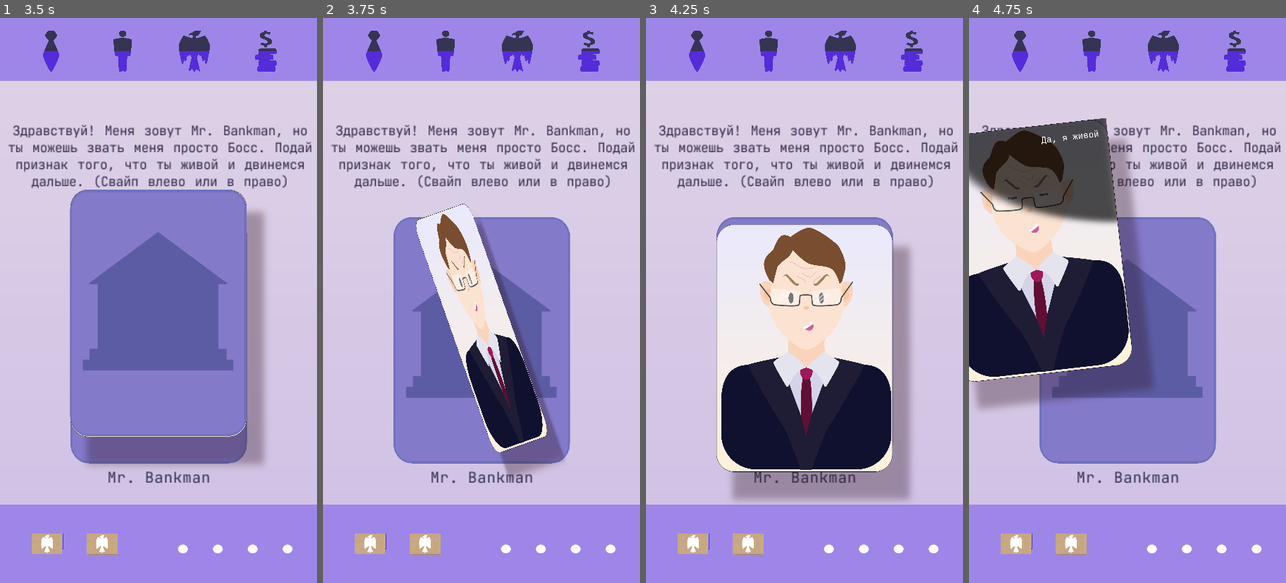
Above: before the commit, frames 1-4 (left to right).
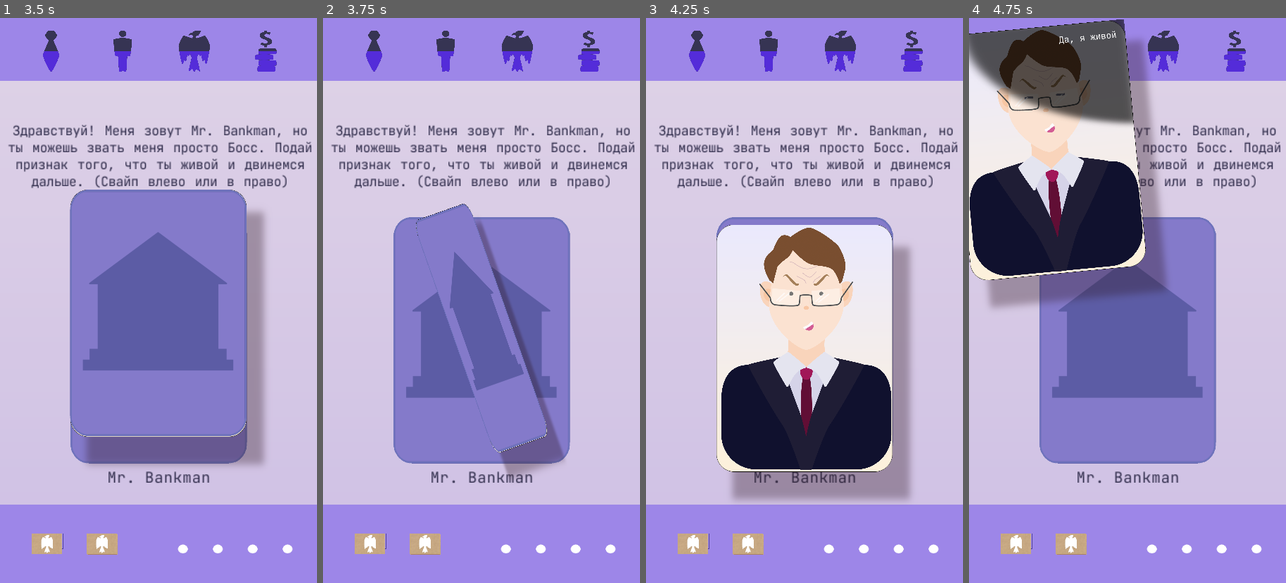
Above: after the commit, the same moments.

Repository: Nothengem/Mr.-Bankman
Game: Godot game, scene res://Scenes/StartMenu.tscn
The game is run twice, just before and just after one commit, with the same random seed, the same clock (stepped at 60 frames per second) and the same inputs. The engine's default icon, where the game draws it, is replaced by a stand-in: a white triangle on a blue panel in a dark square.
Inputs (mouse positions are in pixels of both pictures, inside the frame that each line leads up to):
- Up to frame 1 (3.5 s): tap Enter at 0.5 s; move the mouse to (228, 272) at 0.52 s; click (228, 272) at 0.67 s; click (158, 85) at 1.25 s; click "1" at 2 s; drag from (95, 328) to (142, 413) at 2.77 s
- Up to frame 2 (3.75 s): move the mouse to (481, 311) at 3.52 s; click (481, 311) at 3.67 s
- Up to frame 3 (4.25 s): no input
- Up to frame 4 (4.75 s): drag from (1111, 413) to (1032, 215) at 4.27 s

Frame 1 is identical in both runs. In frame 2, 8.0% of the frame differs, in the area x 29-71%, y 32-77%; in frame 3, less than 0.1%; in frame 4, 37%, in the area x 0-63%, y 0-70%.
Error before the commit: Invalid operands 'Nil' and 'int' in operator '>='. (res://Scriptwriter.gd:176)

Commit message:
исправлены баги

Diff:
--- a/DataBase/RulesDataBase.gd
+++ b/DataBase/RulesDataBase.gd
@@ -16,8 +16,8 @@
 		],
 	"LVL0": [["Женщины"], 21, 65, ["England", "India"], "Средняя", "Чист", ["Низкий"], ["На инвестиции"],],
 	"LVL1": [false, false, false, false, false, false, false, false], #выбор
-	"LVL2": [null, null, null, null, null, null, null, ["На инвестиции"],], #спрашивать
-	"LVL3": [null, null, null, null, null, null, null, null,], #коллеги вниз
+	"LVL2": [false, false, false, false, false, false, false, ["На инвестиции"]], #спрашивать
+	"LVL3": [false, false, false, false, false, false, false, ["На инвестиции"]], #коллеги вниз
 	"LVL4": [null, null, null, null, null, null, null, null,], #сверять фото и имя
 	"LVL5": [["Женщины"], null, null, null, null, null, null, null,], #спрашивать
 	"LVL6": [null, 0, 0, null, null, null, null, null,], #доставка
--- a/Scenes/CharacterControl.gd
+++ b/Scenes/CharacterControl.gd
@@ -57,7 +57,6 @@
 	Animator.play("Apperiance")
 	start_position = Scriptwriter.MainCardsBack
 #	(screensize/2)*2.5
-	print(start_position)
 	leftxposition = Vector2(-start_position.x, 0)
 	rightxposition = Vector2(start_position.x, 0)
 
@@ -131,6 +130,7 @@
 	elif Scriptwriter.CardType == "LooseScreen" or Scriptwriter.CardType == "StatusScreen":
 		$CharacterCard/Character.visible = false
 		$CharacterCard/IventPortrait.self_modulate = Color("ffffff")
+		Scriptwriter.CharacterPortrait = Scriptwriter.CardImage #костыль!
 		$CharacterCard/IventPortrait.texture = load(Scriptwriter.CharacterPortrait)
 		$CharacterCard/Control.visible = false
 #		if Scriptwriter.CardType == "LooseScreen":
@@ -141,6 +141,8 @@
 		$CharacterCard/Control.visible = false
 		$CharacterCard/TextItog.visible = true
 		$CharacterCard/TextItog/Label.text = Scriptwriter.IventInfo[7]
+
+
 	if !Scriptwriter.Heath_var <= 0 and !Scriptwriter.Law_var <= 0 and !Scriptwriter.Banditism_var <= 0 and !Scriptwriter.Luck_var <= 0 and !Scriptwriter.Heath_var >= 100 and !Scriptwriter.Law_var >= 100 and !Scriptwriter.Banditism_var >= 100 and !Scriptwriter.Luck_var >= 100:
 		CardRAnswer.text = Scriptwriter.CardLAnswer
 		CardLAnswer.text = Scriptwriter.CardRAnswer
@@ -181,8 +183,6 @@
 			get_tree().call_group("BalanceGUI", "victory_count_update")
 
 			if Scriptwriter.CardType != "Tutorial":
-				print(Scriptwriter.CardType)
-
 
 				if Scriptwriter.NameRule == true:
 					if Scriptwriter.dossierName != Scriptwriter.CardName:
--- a/Scenes/CharacterControl.tscn
+++ b/Scenes/CharacterControl.tscn
@@ -55,7 +55,7 @@
 tracks/3/imported = false
 tracks/3/enabled = true
 tracks/3/keys = {
-"times": PoolRealArray( 0, 0.5 ),
+"times": PoolRealArray( 0, 0.7 ),
 "transitions": PoolRealArray( 1, 1 ),
 "update": 1,
 "values": [ true, false ]
@@ -89,6 +89,18 @@
 "update": 0,
 "values": [ Vector2( 0.7, 0.7 ), Vector2( 1, 1 ) ]
 }
+tracks/6/type = "value"
+tracks/6/path = NodePath("CharacterCard/Character:visible")
+tracks/6/interp = 1
+tracks/6/loop_wrap = true
+tracks/6/imported = false
+tracks/6/enabled = true
+tracks/6/keys = {
+"times": PoolRealArray( 0, 0.7 ),
+"transitions": PoolRealArray( 1, 1 ),
+"update": 1,
+"values": [ false, true ]
+}
 
 [sub_resource type="Animation" id=3]
 resource_name = "LChooseText"
@@ -148,10 +160,24 @@
 "values": [ Vector2( 800, 500 ), Vector2( 801, 501 ) ]
 }
 
-[node name="CharacterControl" type="Area2D" groups=[
-"CharacterControl",
-]]
+[sub_resource type="Animation" id=5]
+length = 0.001
+tracks/0/type = "value"
+tracks/0/path = NodePath("CharacterCard/Character:visible")
+tracks/0/interp = 1
+tracks/0/loop_wrap = true
+tracks/0/imported = false
+tracks/0/enabled = true
+tracks/0/keys = {
+"times": PoolRealArray( 0 ),
+"transitions": PoolRealArray( 1 ),
+"update": 0,
+"values": [ true ]
+}
+
+[node name="CharacterControl" type="Area2D" groups=["CharacterControl"]]
 position = Vector2( 540, 1122 )
+scale = Vector2( 1, 1 )
 script = ExtResource( 2 )
 
 [node name="NeedTo" parent="." instance=ExtResource( 4 )]
@@ -190,6 +216,7 @@
 anims/Apperiance = SubResource( 2 )
 anims/LChooseText = SubResource( 3 )
 anims/RChooseText = SubResource( 4 )
+anims/RESET = SubResource( 5 )
 
 [node name="Tween" type="Tween" parent="."]
 
--- a/Scenes/CharacterPortraitStandAlone.gd
+++ b/Scenes/CharacterPortraitStandAlone.gd
@@ -19,18 +19,21 @@
 
 
 func card_generation():
-	Head.texture = load(Scriptwriter.CharacterHead)
-	Neck.texture = load(Scriptwriter.CharacterNeck)
-	Shirt.texture = load(Scriptwriter.CharacterShirt)
-	Eyebrows.texture = load(Scriptwriter.CharacterEyebrows)
-	Eyes.texture = load(Scriptwriter.CharacterEyes)
-	Forehead.texture = load(Scriptwriter.CharacterForehead)
-	Ears.texture = load(Scriptwriter.CharacterEars)
-	Jowls.texture = load(Scriptwriter.CharacterJowls)
-	Glasses.texture = load(Scriptwriter.CharacterGlasses)
-	Mouth.texture = load(Scriptwriter.CharacterMouth)
-	Hair.texture = load(Scriptwriter.CharacterHair)
-	Nose.texture = load(Scriptwriter.CharacterNose)
+	if Scriptwriter.CardType == "Characters" or Scriptwriter.CardType == "Tutorial":
+		Head.texture = load(Scriptwriter.CharacterHead)
+		Neck.texture = load(Scriptwriter.CharacterNeck)
+		Shirt.texture = load(Scriptwriter.CharacterShirt)
+		Eyebrows.texture = load(Scriptwriter.CharacterEyebrows)
+		Eyes.texture = load(Scriptwriter.CharacterEyes)
+		Forehead.texture = load(Scriptwriter.CharacterForehead)
+		Ears.texture = load(Scriptwriter.CharacterEars)
+		Jowls.texture = load(Scriptwriter.CharacterJowls)
+		Glasses.texture = load(Scriptwriter.CharacterGlasses)
+		Mouth.texture = load(Scriptwriter.CharacterMouth)
+		Hair.texture = load(Scriptwriter.CharacterHair)
+		Nose.texture = load(Scriptwriter.CharacterNose)
+	elif Scriptwriter.CardType != "Characters" or Scriptwriter.CardType != "Tutorial":
+		pass
 
 func card_portrait_update():
 	Scriptwriter.portrait_variables_update()
--- a/Scenes/DayRules.gd
+++ b/Scenes/DayRules.gd
@@ -38,37 +38,37 @@
 	elif ageMax == "0":
 		Scriptwriter.AgeRule = false
 
-	if country != null:
+	if country != false:
 		Scriptwriter.CountryRule = true
 		country = str(PoolStringArray(country).join(", "))
 		text_generation = text_generation + "- Не из стран: " + country + " \n"
-	elif country == null:
+	elif country == false:
 		Scriptwriter.CountryRule = false
 
-	if creditHistory != null:
+	if creditHistory != false:
 		Scriptwriter.HistoryRule = true
 		text_generation = text_generation + "- Кредитная история: " + creditHistory + " \n"
-	elif creditHistory == null:
+	elif creditHistory == false:
 		Scriptwriter.HistoryRule = false
 
-	if blackList != null:
+	if blackList != false:
 		Scriptwriter.BlackListRule = true
 		text_generation = text_generation + "- Числится в списках: " + blackList + " \n"
-	elif blackList == null:
+	elif blackList == false:
 		Scriptwriter.BlackListRule = false
 
-	if creditRating != null:
+	if creditRating != false:
 		Scriptwriter.RatingRule = true
 		creditRating = str(PoolStringArray(creditRating).join(", "))
 		text_generation = text_generation + "- Кредитный рейтинг: " + creditRating + " \n"
-	elif creditRating == null:
+	elif creditRating == false:
 		Scriptwriter.RatingRule = false
 
-	if whatFor != null:
+	if whatFor != false:
 		Scriptwriter.WhatForRule = true
 		whatFor = str(PoolStringArray(whatFor).join(", "))
 		text_generation = text_generation + "- Продукт нужен для: " + whatFor + " \n"
-	elif whatFor == null:
+	elif whatFor == false:
 		Scriptwriter.WhatForRule = false
 
 	$Passport/LoanRating/Description2.text = text_generation
--- a/Scenes/Dossier.gd
+++ b/Scenes/Dossier.gd
@@ -59,4 +59,4 @@
 		randomNumber = roulette(howMuchCards)
 		if randomNumber <= percentOfFalseNames:
 			Scriptwriter.dossierName = random_name_generation()
-			$Passport/Name/Parameter.text = Scriptwriter.dossierName
+			$Passport/MainHBox/ParametresHBox/StrokeZero/Name.text = str(Scriptwriter.dossierName)
--- a/Scenes/LevelChooseScreen.tscn
+++ b/Scenes/LevelChooseScreen.tscn
@@ -24,9 +24,7 @@
 "values": [ Color( 1, 1, 1, 1 ), Color( 1, 1, 1, 0 ) ]
 }
 
-[node name="LevelChooseScreen" type="Control" groups=[
-"LevelChooseScreen",
-]]
+[node name="LevelChooseScreen" type="Control" groups=["LevelChooseScreen"]]
 anchor_right = 1.0
 anchor_bottom = 1.0
 rect_pivot_offset = Vector2( 540, 960 )
--- a/Scenes/NeedTo.gd
+++ b/Scenes/NeedTo.gd
@@ -5,11 +5,7 @@
 	pass # Replace with function body.
 
 func answer_update():
-	print(Scriptwriter.CardChoose)
-	print(Scriptwriter.WhatFor)
-	print(str(Scriptwriter.dossierBankRlationPurpose[Scriptwriter.WhatFor]))
 	$Label.text = str(Scriptwriter.dossierBankRlationPurpose[Scriptwriter.WhatFor])
 
 func hide_need_to():
-	print("ggoooood")
 	visible = false
--- a/Scriptwriter.gd
+++ b/Scriptwriter.gd
@@ -74,7 +74,7 @@
 # Сохранённая игра
 var levels_complete = 1
 #переменная обозначающая текущий уровень
-var  CurrentLevel
+var  CurrentLevel = 5
 
 #массив содержащий в себе карты для уровня
 var level_cards = []
@@ -327,11 +327,12 @@
 	elif CardType == "StatusScreen":
 		status_generator()
 
-
-	get_tree().call_group("CharacterControl", "card_generation")
+	get_tree().call_group("CharacterControl", "card_generation") #на проверке
 	get_tree().call_group("IventCard", "cardupdate")
 	get_tree().call_group("Dossier", "dossier_update")
 	get_tree().call_group("NeedTo", "answer_update")
+
+
 
 func portrait_variables_update():
 	CharacterHead = str ("res://Resources/GFX/CharacterCotaint/Head", "/", CharacterPortrait[0], ".png")
Not shown: 2 places in Scenes/Character(nextcharacter).tscn that only renumber resources
Not shown: 1 places in Scenes/CharacterControl.tscn that only renumber resources
Not shown: 2 places in Scenes/StartMenu.tscn that only renumber resources
